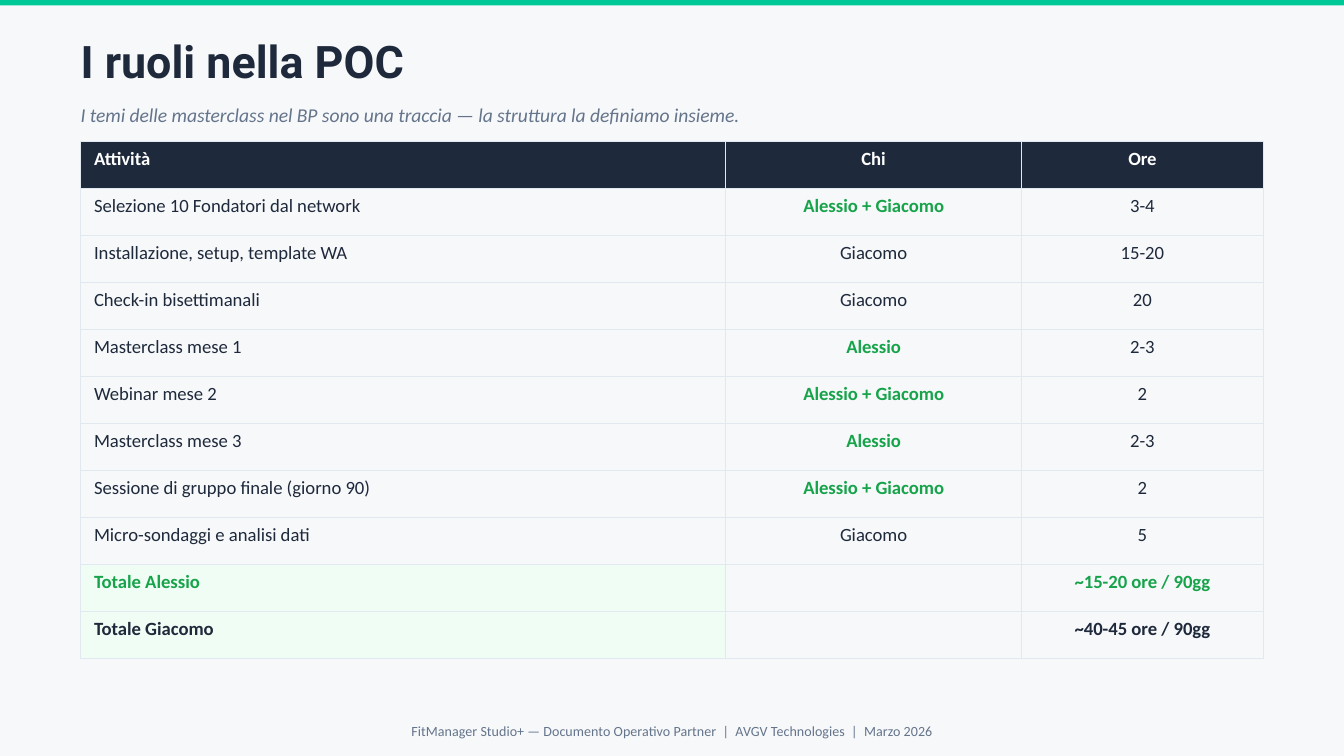
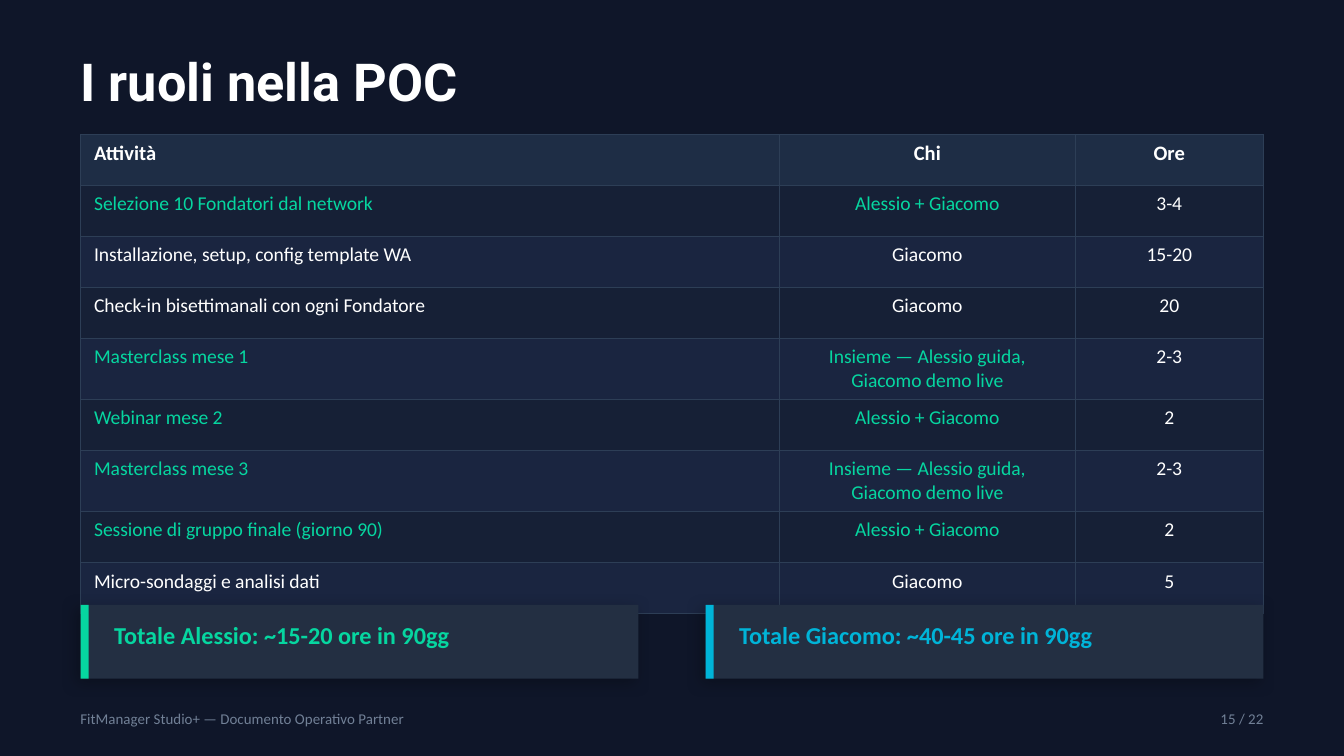
Before and after one commit to gverardo87-lab/FitManager_Studio-, a slide deck: slide 15 of docs/FitManager_DocOperativo_Partner.pptx (slide 11 before the commit). Drawn at 1344x756 pixels with LibreOffice and Linux fonts; fonts in the diff are those of the drawing. Boxes give left, top, right and bottom in pixels: in the first picture for what was removed or moved away, otherwise in the second. Text is boxed around its words. In the diff, an @@ line names an element or a change of style, - is before the commit and + after.

```diff
--- a/docs/FitManager_DocOperativo_Partner.pptx
+++ b/docs/FitManager_DocOperativo_Partner.pptx
@@ background #F7F8FA to #0F1629 @@
@@ rectangle removed at box(0, 0, 1344, 5) @@
@@ text "I ruoli nella POC": place and size @@
-text "I ruoli nella POC" at box(81, 44, 404, 79)
+text "I ruoli nella POC" at box(81, 61, 457, 102)
@@ text "I ruoli nella POC" at box(81, 61, 457, 102): size 24 to 28 pt, text colour #1E293B to #FFFFFF @@
@@ text removed at box(81, 108, 739, 125) @@
-I temi delle masterclass nel BP sono una traccia — la struttura la definiamo insieme.
@@ table at box(81, 134, 1263, 613) @@
-row 3, column 1: Installazione, setup, template WA
+row 3, column 1: Installazione, setup, config template WA
-row 4, column 1: Check-in bisettimanali
+row 4, column 1: Check-in bisettimanali con ogni Fondatore
-row 5, column 2: Alessio
+row 5, column 2: Insieme — Alessio guida, Giacomo demo live
-row 7, column 2: Alessio
+row 7, column 2: Insieme — Alessio guida, Giacomo demo live
-row 10: Totale Alessio |  | ~15-20 ore / 90gg
-row 11: Totale Giacomo |  | ~40-45 ore / 90gg
@@ table: place and size @@
-table at box(81, 141, 1263, 642)
+table at box(81, 134, 1263, 613)
@@ rectangle added at box(81, 605, 638, 679), fill #232F42 @@
@@ rectangle added at box(81, 605, 89, 679), fill #06D6A0 @@
@@ text added at box(114, 627, 449, 648), 13 pt, text #06D6A0, bold @@
+Totale Alessio: ~15-20 ore in 90gg
@@ rectangle added at box(706, 605, 1263, 679), fill #232F42 @@
@@ rectangle added at box(706, 605, 714, 679), fill #00B4D8 @@
@@ text added at box(739, 627, 1092, 648), 13 pt, text #00B4D8, bold @@
+Totale Giacomo: ~40-45 ore in 90gg
@@ text at box(80, 713, 403, 727): text changed; size 7.5 to 8 pt; text colour #64748B to #718096 @@
-FitManager Studio+ — Documento Operativo Partner | AVGV Technologies | Marzo 2026
+FitManager Studio+ — Documento Operativo Partner
@@ text added at box(1220, 714, 1263, 724), 8 pt, text #718096 @@
+15 / 22
```
Also in this commit, not shown: 9 other slides changed, 12 slides added, 8 slides removed, 3 other files.
